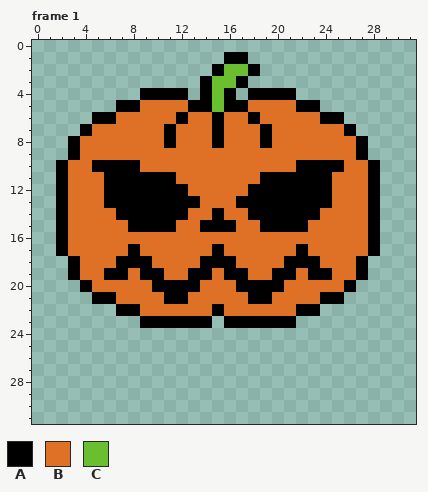
One commit to this pixel-art file: sprites/prototipoInicialAbobora.ase. Above: the version before the commit.
32x32 pixels, 1 frame. Shown: frame 1. The commit also changed other frames, which this record leaves out.
Palette (. is transparent): A #000000  B #df7126  C #6abe30
Pixels before, frame 1, first column x 2:
 1 ..............AA...........
 2 .............ACCA..........
 3 ............ACCA...........
 4 .......AAAA.ACA.AAAA.......
 5 .....AABBBBAACAABBBBAA.....
 6 ...AABBBBBABBABBABBBBBAA...
 7 ..ABBBBBBABBBABBBABBBBBBA..
 8 .ABBBBBBBABBBABBBABBBBBBBA.
 9 .ABBBBBBBBBBBBBBBBBBBBBBBA.
10 ABBAAAABBBBBBBBBBBBBAAAABBA
11 ABBBAAAAAABBBBBBBAAAAAABBBA
12 ABBBAAAAAAABBBBBAAAAAAABBBA
13 ABBBAAAAAAAABBBAAAAAAAABBBA
14 ABBBBAAAAAABBABBAAAAAABBBBA
15 ABBBBBAAAABBAAABBAAAABBBBBA
16 ABBBBBBBBBBBBBBBBBBBBBBBBBA
17 ABBBBBABBBBBBABBBBBBABBBBBA
18 .ABBBAAABBBBAAABBBBAAABBBA.
19 .ABBAABAABBAABAABBAABAABBA.
20 ..ABBBBBAAAABBBAAAABBBBBA..
21 ...AABBBBAABBBBBAABBBBAA...
22 .....AABBBBBBABBBBBBAA.....
23 .......AAAAAA.AAAAAA.......
The result:
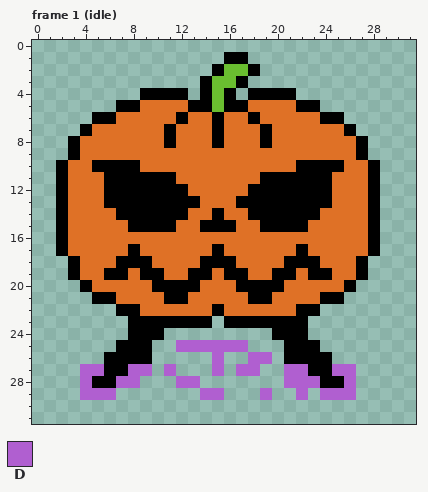
Colours new in this view: D #b05fd0
From old to new:
Frame 1 (idle):
y 23: x 8 . -> A; x 22 . -> A
y 24: x 8..10 ... -> AAA; x 20..22 ... -> AAA
y 25: x 7..9 ... -> AAA; x 12..17 ...... -> DDDDDD; x 21..23 ... -> AAA
y 26: x 6..9 .... -> AAAA; x 15 . -> D; x 18..19 .. -> DD; x 21..24 .... -> AAAA
y 27: x 4..9 ...... -> DDAADD; x 11 . -> D; x 15 . -> D; x 17..18 .. -> DD; x 21..26 ...... -> DDAADD
y 28: x 4..8 ..... -> DAADD; x 12..13 .. -> DD; x 21..26 ...... -> DDDAAD
y 29: x 4..6 ... -> DDD; x 14..15 .. -> DD; x 19 . -> D; x 22 . -> D; x 24..26 ... -> DDD
Boxes around the changes in both pictures, in picture pixels (x1, y1, x2, y2):
added: (80, 316, 356, 400)
